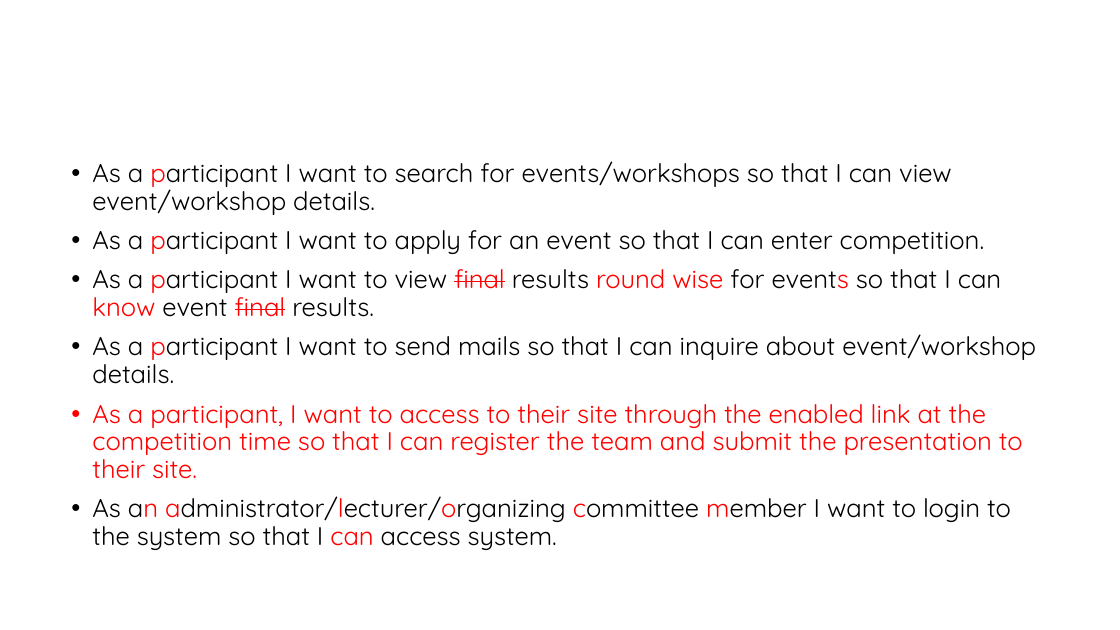
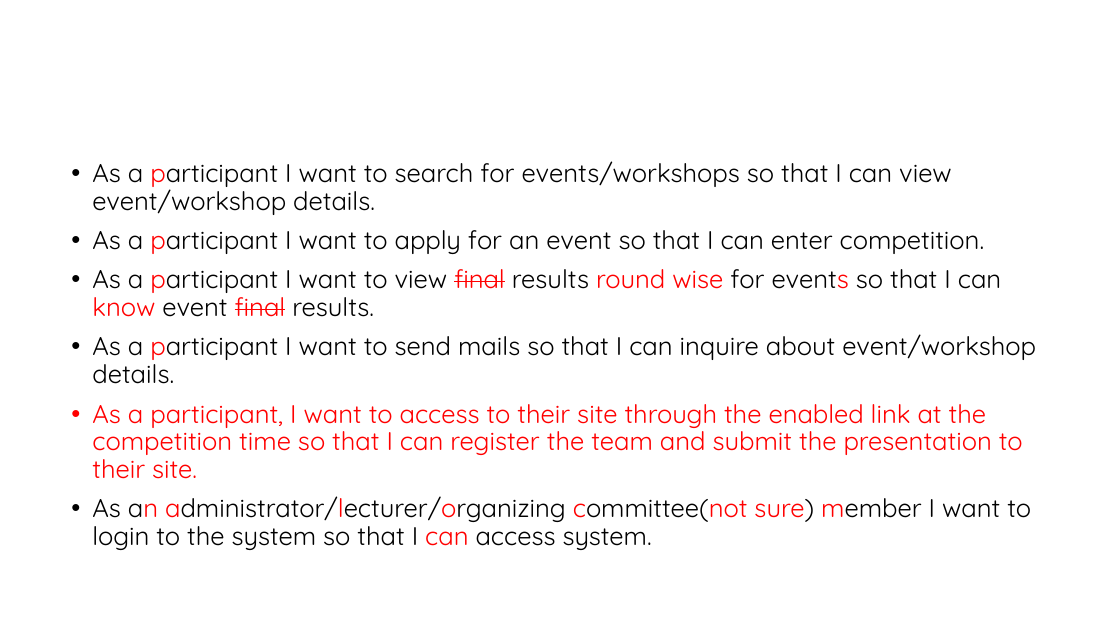
Before and after one commit to Sajith16/CSSEDocs, a slide deck: slide 13 of CodeFest-Management-Tool.pptx. Drawn at 1120x630 pixels with LibreOffice and Linux fonts; fonts in the diff are those of the drawing; background and template pictures are left out. Boxes give left, top, right and bottom in pixels: in the first picture for what was removed or moved away, otherwise in the second. Text is boxed around its words. In the diff, an @@ line names an element or a change of style, - is before the commit and + after.

```diff
--- a/CodeFest-Management-Tool.pptx
+++ b/CodeFest-Management-Tool.pptx
@@ text at [92, 496, 1031, 550]: text changed @@
-• As an administrator/lecturer/organizing committee member I want to login to the system so that I can access system.
+• As an administrator/lecturer/organizing committee(not sure) member I want to login to the system so that I can access system.
```
Also in this commit, not shown: 3 other slides changed.
